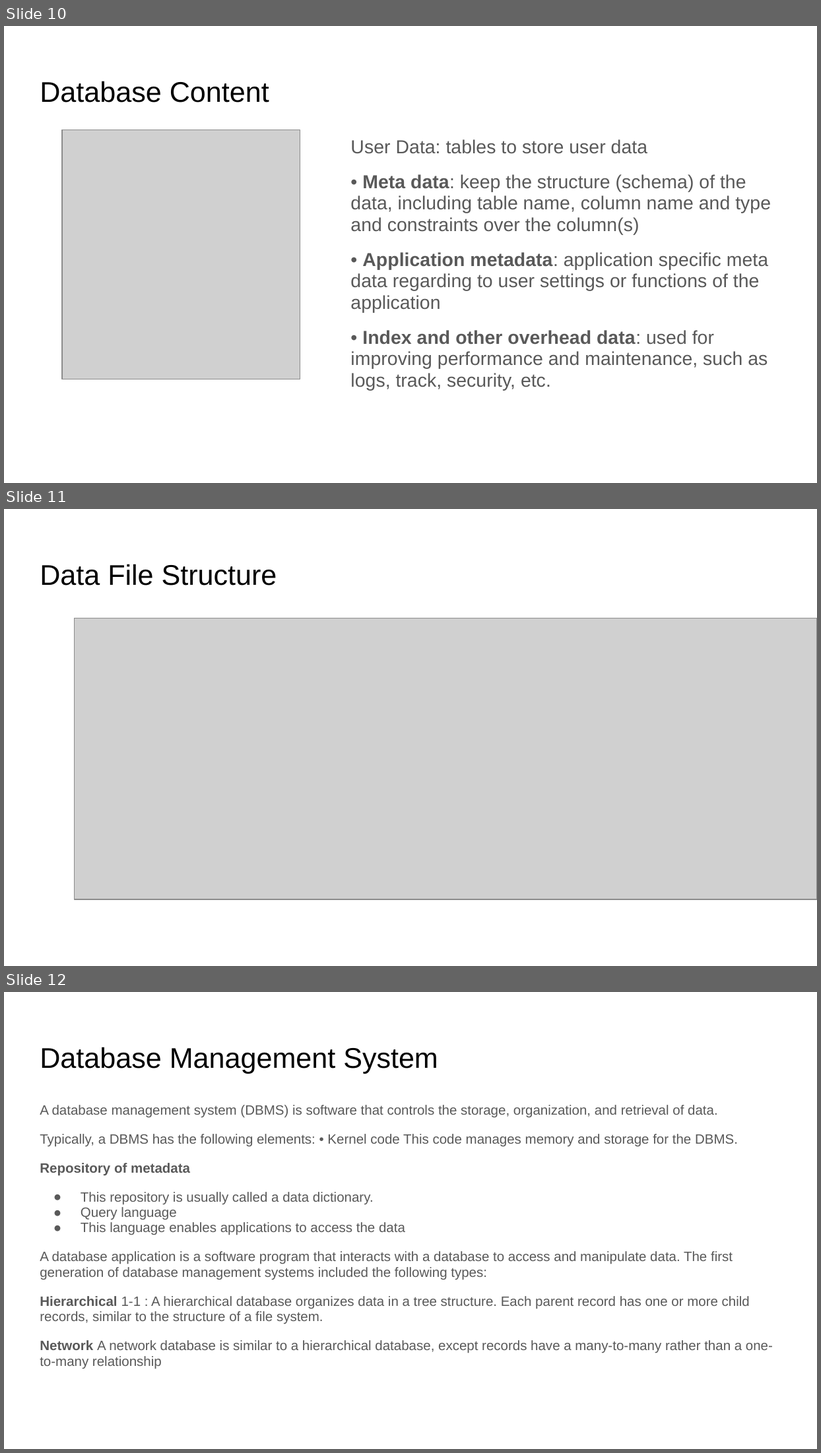
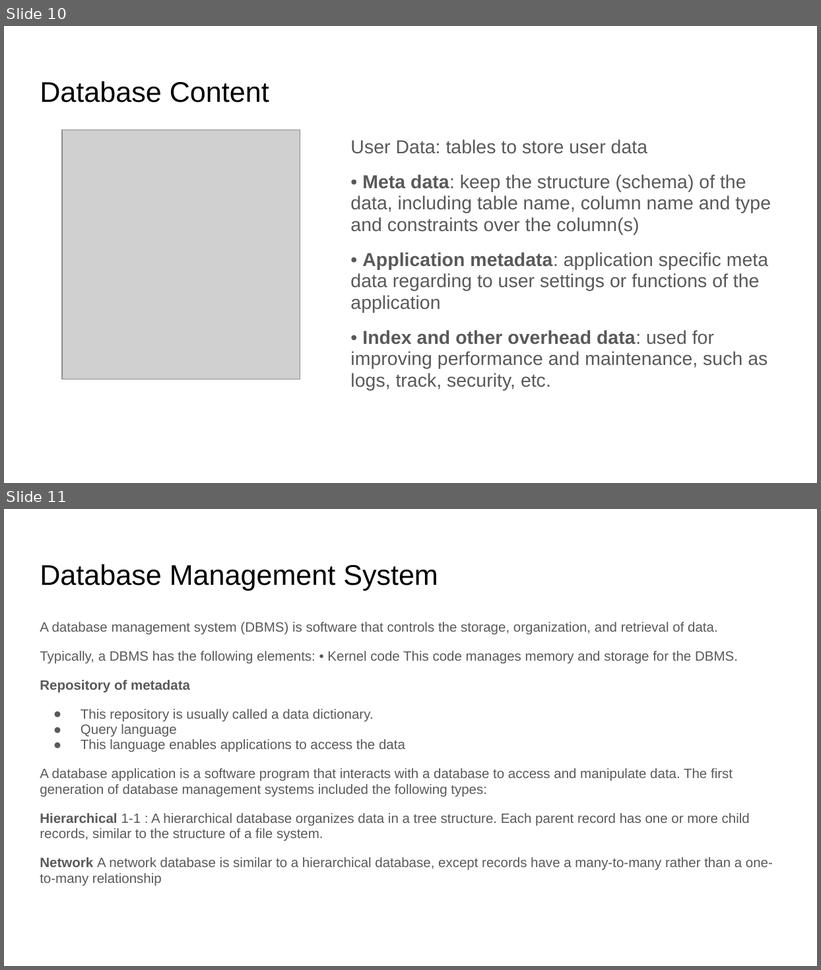
Before and after one commit to imcuteani/Azure_Databricks_Training_Feb, a slide deck: Slides/Database Fundamentals/Big Data Azure Training-Database_Fundamentals.pptx. Shown one above the other, each under a label of ours: slides 10, 11 and 12 before the commit, slides 10 and 11 after it. The pictures are 821x1453 and 821x970 pixels, drawn with LibreOffice and Linux fonts; fonts in the diff are those of the drawing; grey boxes stand for pictures. Boxes give left, top, right and bottom in pixels: in the first picture for what was removed or moved away, otherwise in the second. Text is boxed around its words. In the diff, an @@ line names an element or a change of style, - is before the commit and + after.

```diff
--- a/Slides/Database Fundamentals/Big Data Azure Training-Database_Fundamentals.pptx
+++ b/Slides/Database Fundamentals/Big Data Azure Training-Database_Fundamentals.pptx
@@ slide 11 removed at (4, 509, 817, 966), background #FFFFFF @@
@@ title removed at (40, 564, 277, 586) @@
-Data File Structure
@@ picture removed at (75, 618, 817, 900) @@
@@ what was slide 12 is now slide 11 @@
```
Also in this commit, not shown: 1 slide changed, 8 other files.
